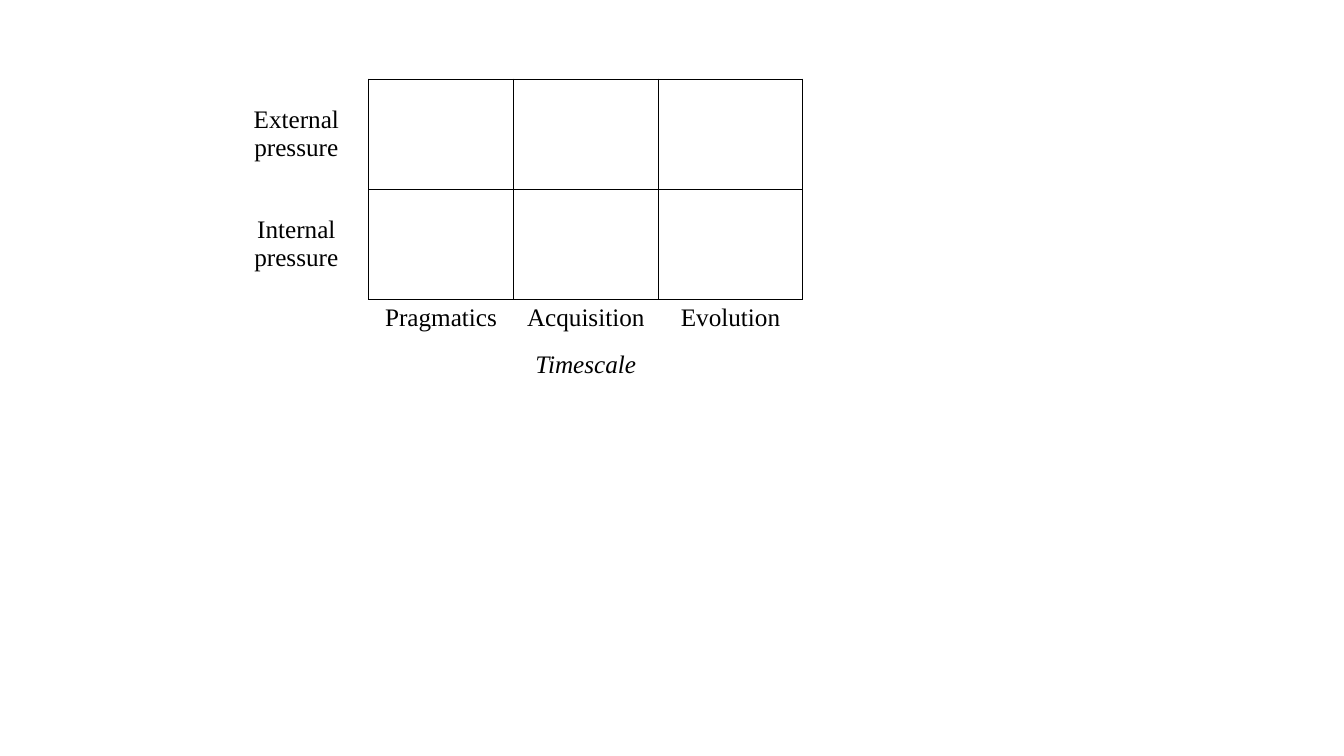
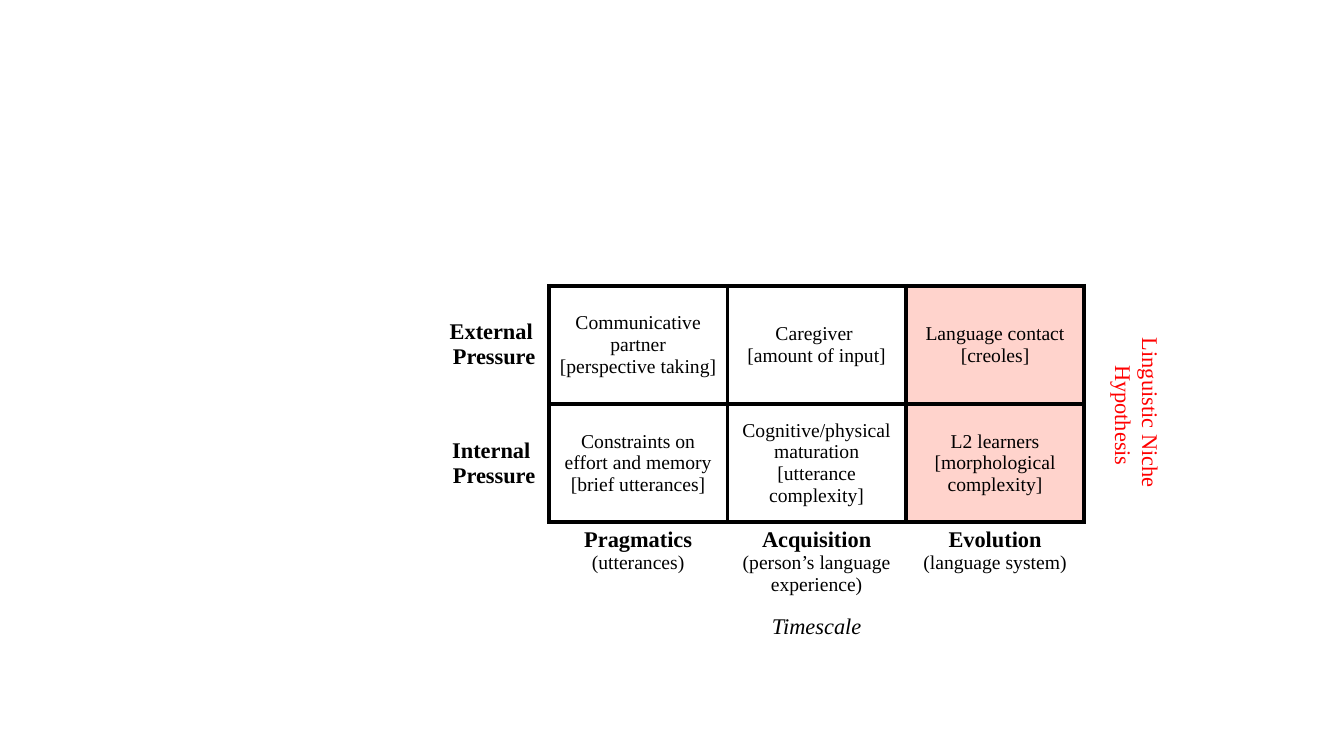
Before and after one commit to mllewis/langLearnVar, a slide deck: slide 1 of papers/cogsci2016/figs/timescale_table.pptx. Drawn at 1344x756 pixels with LibreOffice and Linux fonts; fonts in the diff are those of the drawing. Boxes give left, top, right and bottom in pixels: in the first picture for what was removed or moved away, otherwise in the second. Text is boxed around its words. In the diff, an @@ line names an element or a change of style, - is before the commit and + after.

```diff
--- a/papers/cogsci2016/figs/timescale_table.pptx
+++ b/papers/cogsci2016/figs/timescale_table.pptx
@@ table at [440,285,1085,679] @@
-row 1: External pressure |  |  | 
+row 1: External / Pressure | Communicative partner / [perspective taking] | Caregiver / [amount of input] | Language contact / [creoles]
-row 2: Internal pressure |  |  | 
+row 2: Internal / Pressure | Constraints on effort and memory / [brief utterances] | Cognitive/physical maturation / [utterance complexity] | L2 learners / [morphological complexity]
-row 3:  | Pragmatics | Acquisition | Evolution
+row 3:  | Pragmatics / (utterances) | Acquisition / (person’s language experience) | Evolution / (language system)
@@ size 18 to 16 pt in "Timescale" @@
@@ borders changed @@
@@ table: place and size @@
-table at [224,80,805,417]
+table at [440,285,1085,679]
@@ text added at [1110,347,1162,486], 16 pt, text #FF0000 @@
+Linguistic Niche
+Hypothesis
```
Also in this commit, not shown: 7 other files.
